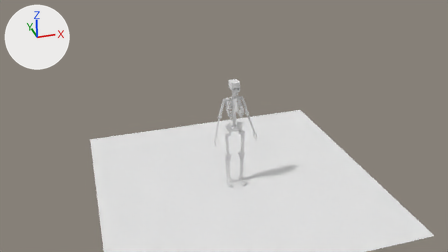
A saved change to the Blender file gooey/skeleton.blend.
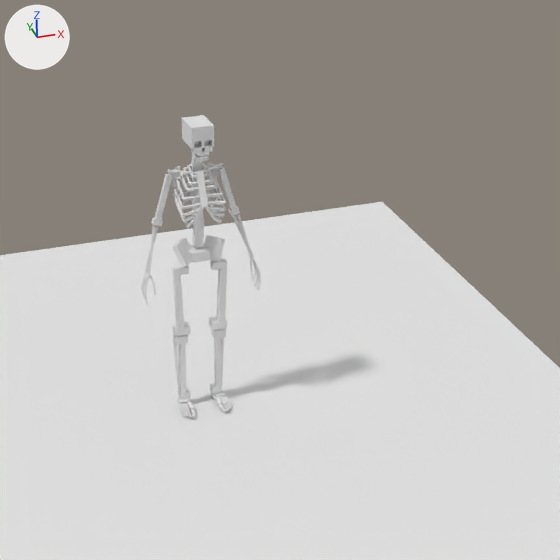
Old and new are each drawn from the file's camera 'Camera' and again close up on the part from 36% to 81% of the width and 15% to 95% of the height. Lighting does not change. The marker at upper left points along +X, +Y and +Z.
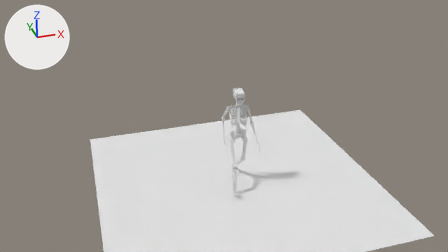
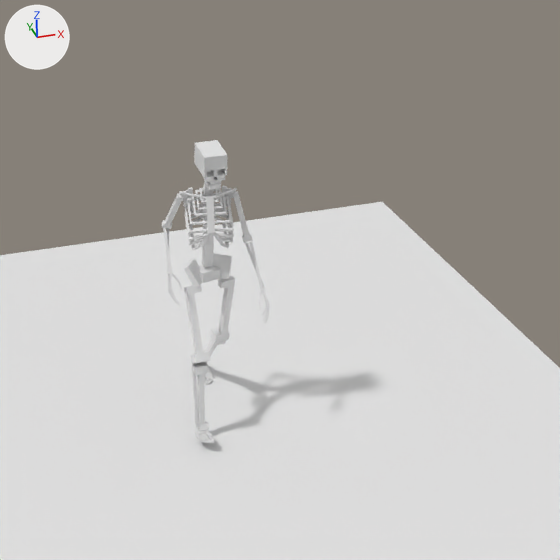
The newer file adds an action. The first version stands in its rest pose; the second is drawn at frame 20 of the action 'rigAction'.

What the commit changed:
Bone 'upper_arm.fk.R' (bone_upper_arm_fk_r) turns from (0, 0, 0) to (-22, -5, -1) degrees about its own x, y and z.
Bone 'forearm.fk.R' (bone_forearm_fk_r) turns from (0, 0, 0) to (62, 0, 0) degrees about its own x, y and z.
Bone 'upper_arm.fk.L' (bone_upper_arm_fk_l) turns from (0, 0, 0) to (10, -5, -5) degrees about its own x, y and z.
Bone 'forearm.fk.L' (bone_forearm_fk_l) turns from (0, 0, 0) to (10, 0, 0) degrees about its own x, y and z.
Bone 'head' (bone_head) turns from (0, 0, 0) to (-3, 10, -1) degrees about its own x, y and z.
Bone 'foot.ik.R' (bone_foot_ik_r) moves from (0.0, 0.0, 0.0) to (0.0, -0.385, -0.009).
Bone 'foot.ik.R' (bone_foot_ik_r) turns from (0, 0, 0) to (-18, 0, 0) degrees about its own x, y and z.
Bone 'toe.R' (bone_toe_r) moves from (0.0, 0.0, 0.0) to (0.0, -0.003, -0.004).
Bone 'toe.R' (bone_toe_r) turns from (0, 0, 0) to (-8, -1, 1) degrees about its own x, y and z.
Bone 'foot.ik.L' (bone_foot_ik_l) moves from (0.0, 0.0, 0.0) to (0.0, 0.364, -0.007).
Bone 'foot.ik.L' (bone_foot_ik_l) turns from (0, 0, 0) to (4, 0, 0) degrees about its own x, y and z.
Bone 'toe.L' (bone_toe_l) turns from (0, 0, 0) to (-8, -1, 1) degrees about its own x, y and z.
Bone 'foot_roll.ik.L' (bone_foot_roll_ik_l) turns from (0, 0, 0) to (31, 0, 0) degrees about its own x, y and z.
Bone 'torso' (bone_torso) moves from (0.0, 0.0, 0.0) to (0.022, -0.119, -0.082).
Bone 'chest' (bone_chest) turns from (0, 0, 0) to (10, -11, -1) degrees about its own x, y and z.
Bone 'hips' (bone_hips) turns from (0, 0, 0) to (0, 10, -6) degrees about its own x, y and z.

Changed parts and their boxes [x1, y1, x2, y2] in the close-ups (560 x 560 px):
'Cube.005', posed (10% narrower)
    before: [141, 115, 261, 418]
    after: [162, 140, 270, 443]
